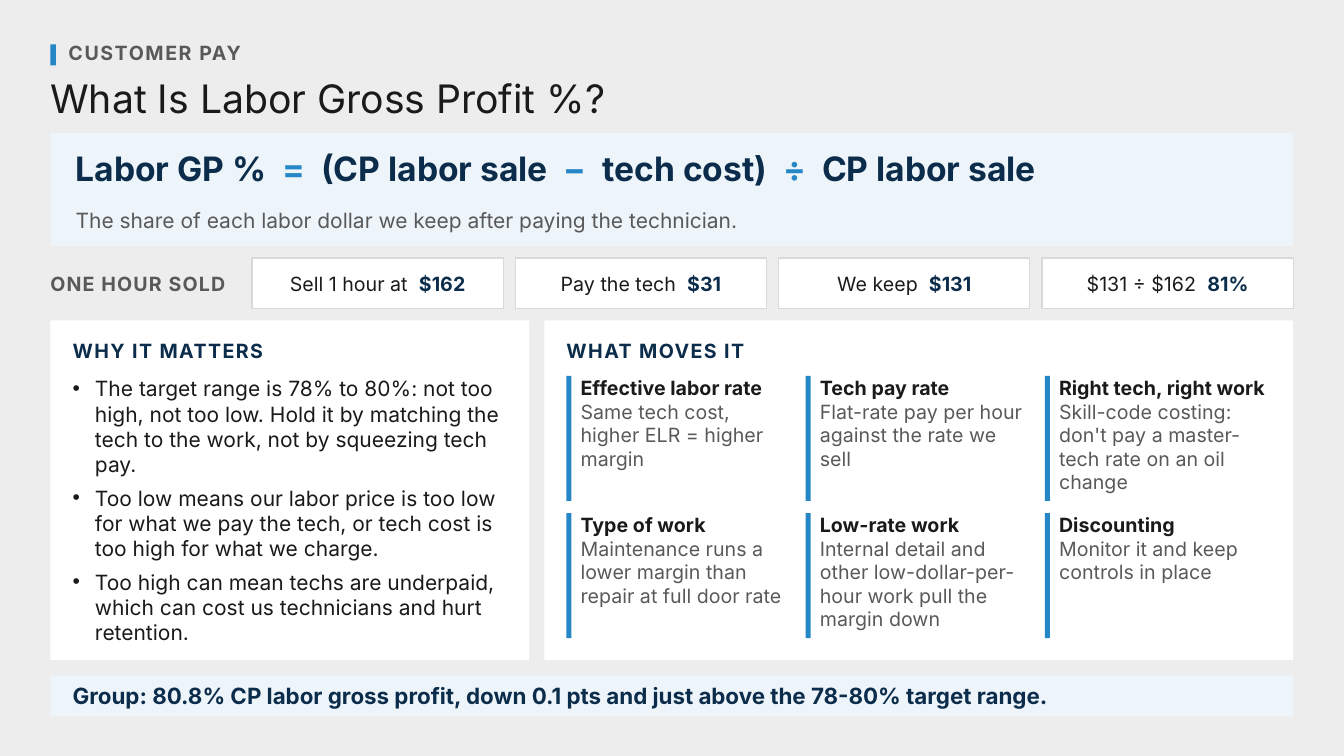
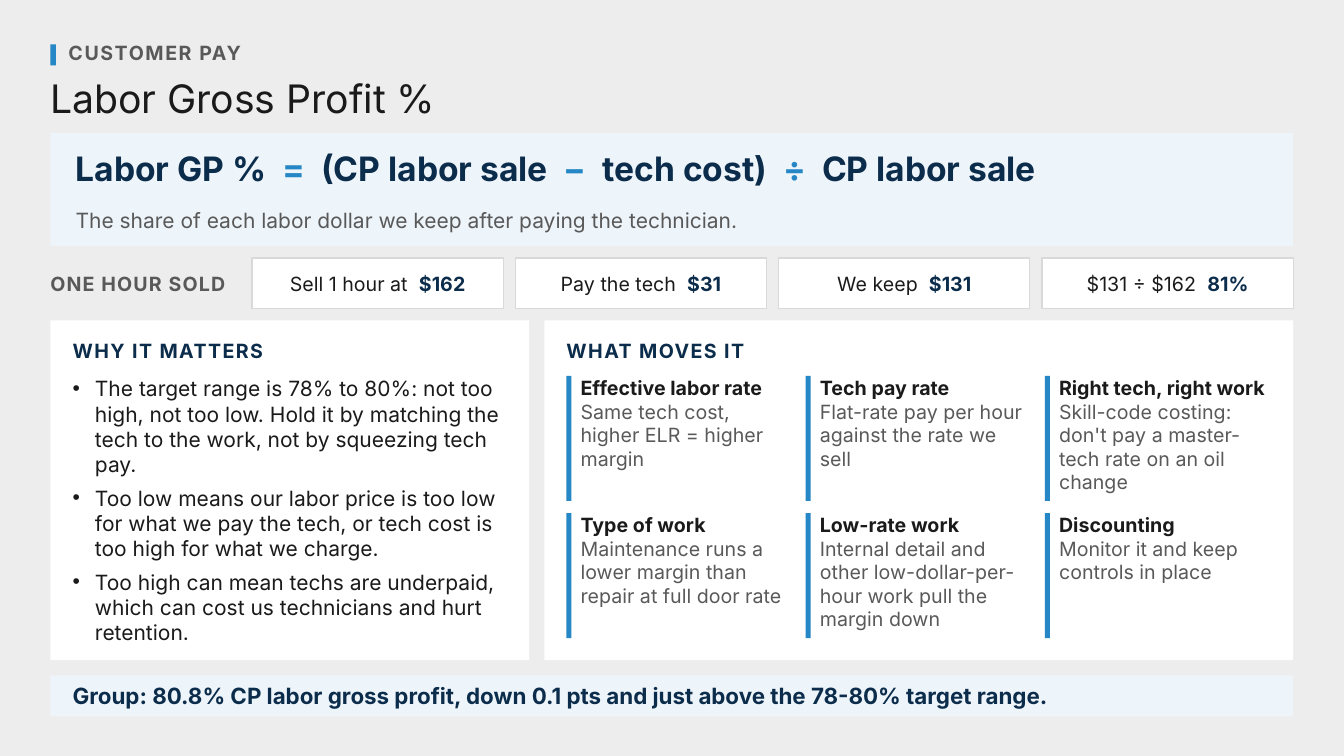
Before and after one commit to Ndresner/Noah, a slide deck: slide 76 of day2-deck/decks/Fixed Ops - Day 2 Example Test Deck.pptx. Drawn at 1344x756 pixels with LibreOffice and Linux fonts; fonts in the diff are those of the drawing. Boxes give left, top, right and bottom in pixels: in the first picture for what was removed or moved away, otherwise in the second. Text is boxed around its words. In the diff, an @@ line names an element or a change of style, - is before the commit and + after.

```diff
--- a/day2-deck/decks/Fixed Ops - Day 2 Example Test Deck.pptx
+++ b/day2-deck/decks/Fixed Ops - Day 2 Example Test Deck.pptx
@@ text at (50, 83, 386, 114): text changed @@
-What Is Labor Gross Profit %?
+Labor Gross Profit %
```
Also in this commit, not shown: 10 other slides changed, 9 other files.
